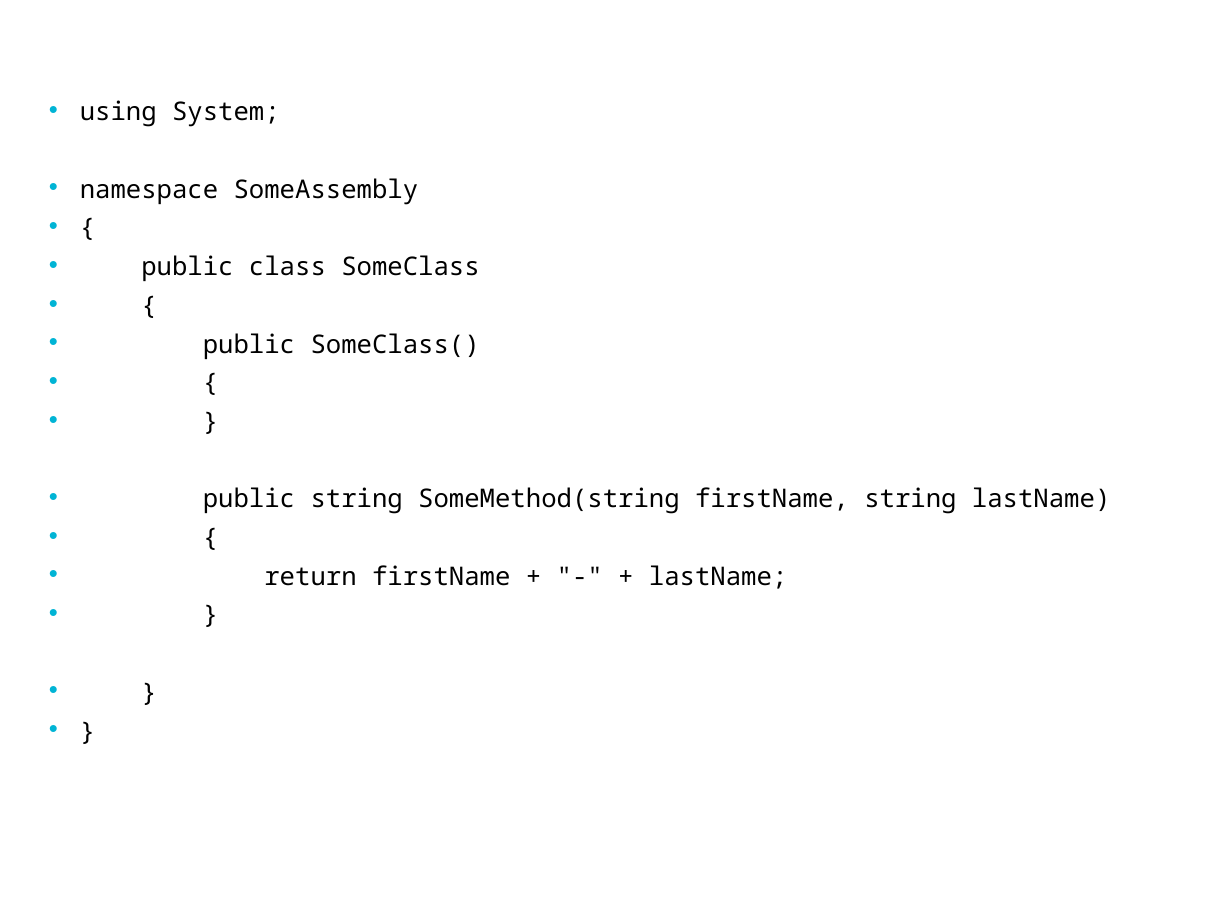
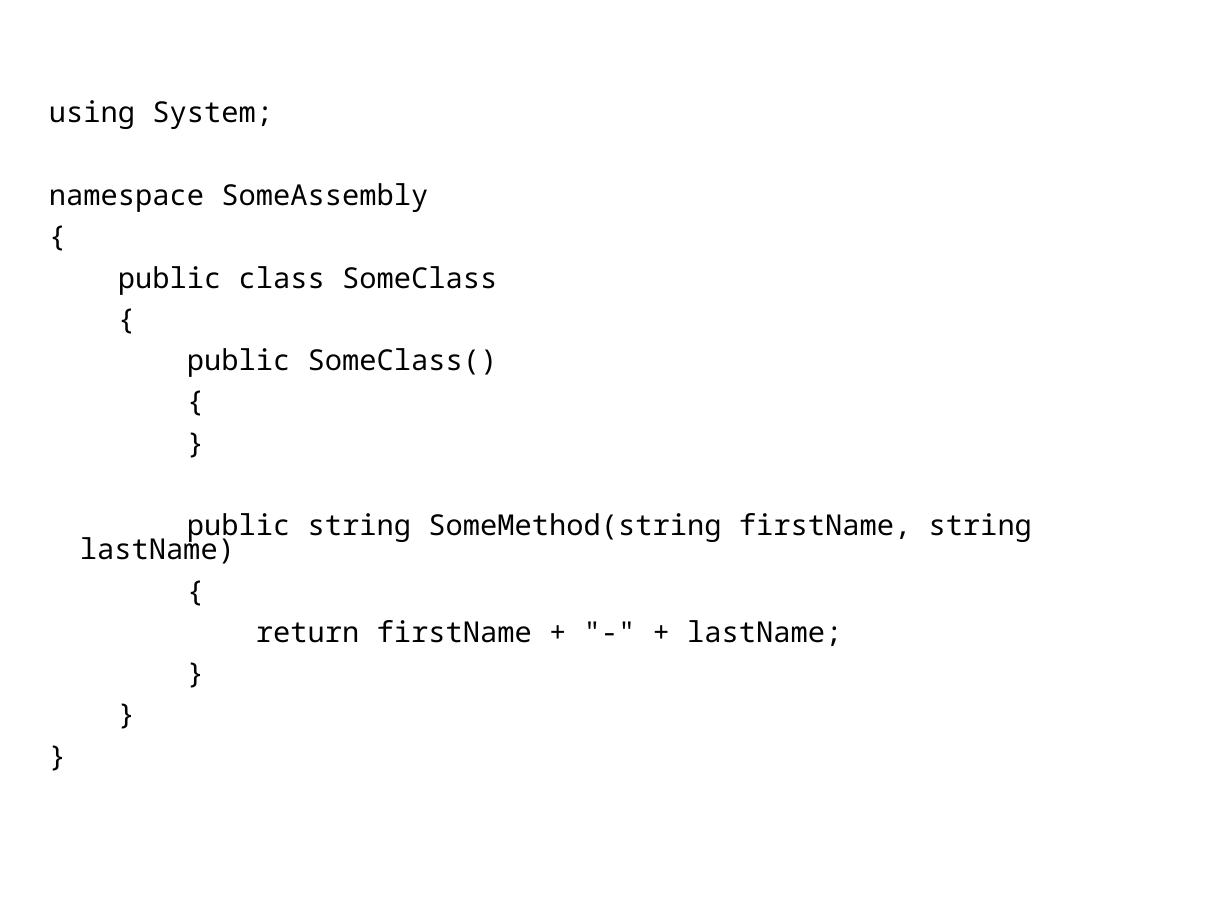
Before and after one commit to tarasiscom/Lv-273, a slide deck: slide 13 of education/Attributes & Reflection.pptx (slide 10 before the commit). Drawn at 1232x924 pixels with LibreOffice and Linux fonts; fonts in the diff are those of the drawing; background and template pictures are left out. Boxes give left, top, right and bottom in pixels: in the first picture for what was removed or moved away, otherwise in the second. Text is boxed around its words. In the diff, an @@ line names an element or a change of style, - is before the commit and + after.

```diff
--- a/education/Attributes & Reflection.pptx
+++ b/education/Attributes & Reflection.pptx
@@ text "using System;" at <box>49,100,1032,646</box>: size 15 to 16.8 pt; bullet • to none @@
```
Also in this commit, not shown: 5 other slides changed, 3 slides added, 1 slide removed.
